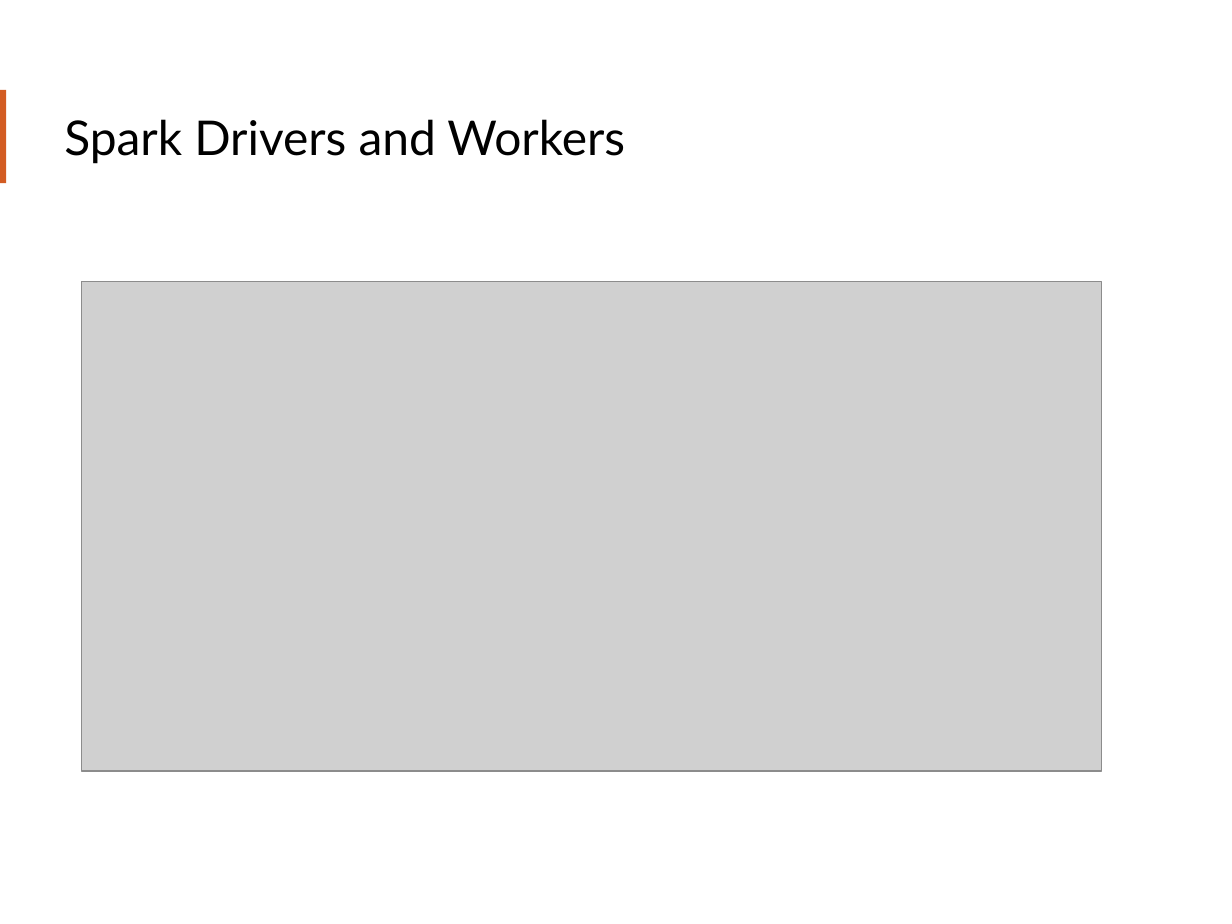
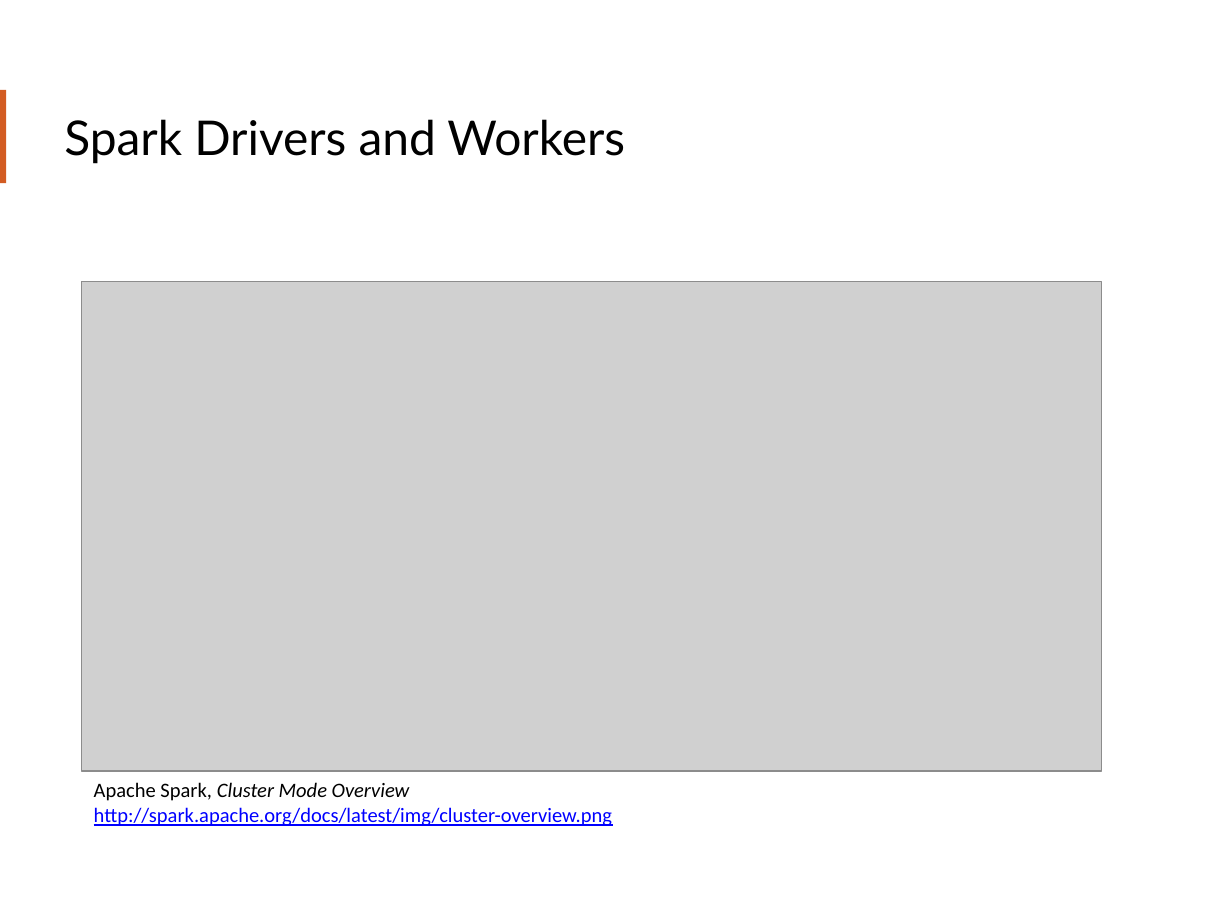
Before and after one commit to teamclairvoyant/intro-to-spark, a slide deck: slide 24 of Intro to Apache Spark Slides.pptx. Drawn at 1232x924 pixels with LibreOffice and Linux fonts; fonts in the diff are those of the drawing; grey boxes stand for pictures. Boxes give left, top, right and bottom in pixels: in the first picture for what was removed or moved away, otherwise in the second. Text is boxed around its words. In the diff, an @@ line names an element or a change of style, - is before the commit and + after.

```diff
--- a/Intro to Apache Spark Slides.pptx
+++ b/Intro to Apache Spark Slides.pptx
@@ text added at bbox=[94, 782, 612, 826], 12 pt, text #0000FF, underline @@
+Apache Spark, Cluster Mode Overview
+http://spark.apache.org/docs/latest/img/cluster-overview.png
```
Also in this commit, not shown: 11 other slides changed.
